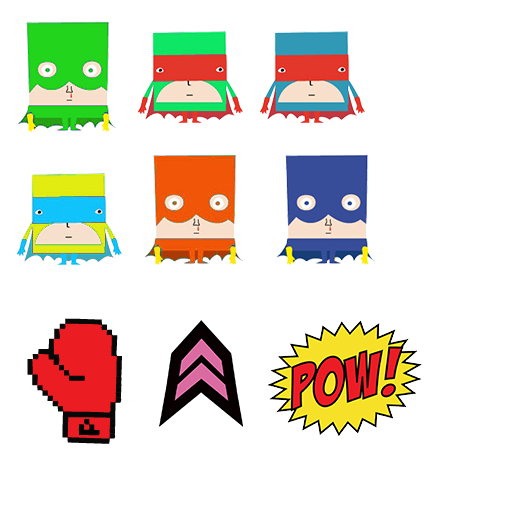
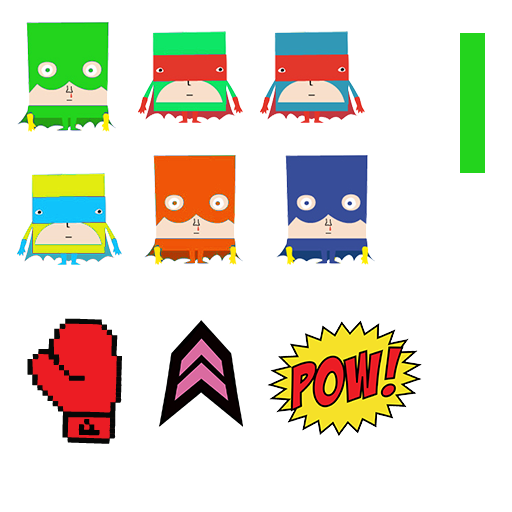
Layers edited between the first and the second 512 x 512 image:
added layer "Rectangle 1" above "Glove" over <box>460,33,485,173</box>
